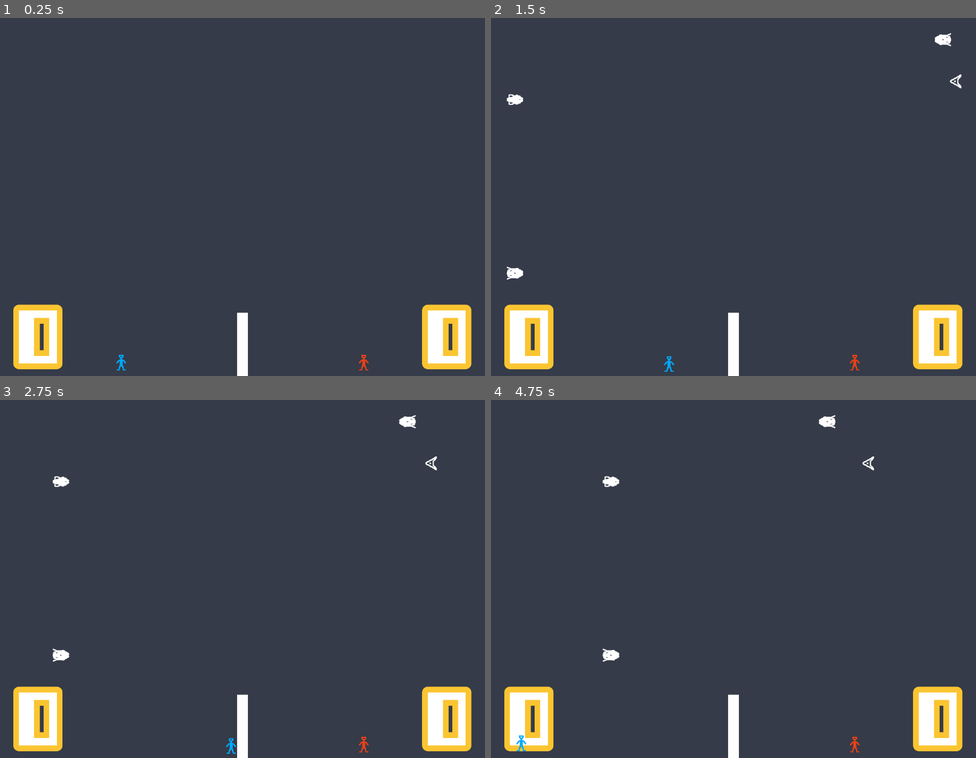
Above: before the commit, frames 1-4 (two rows, left to right).
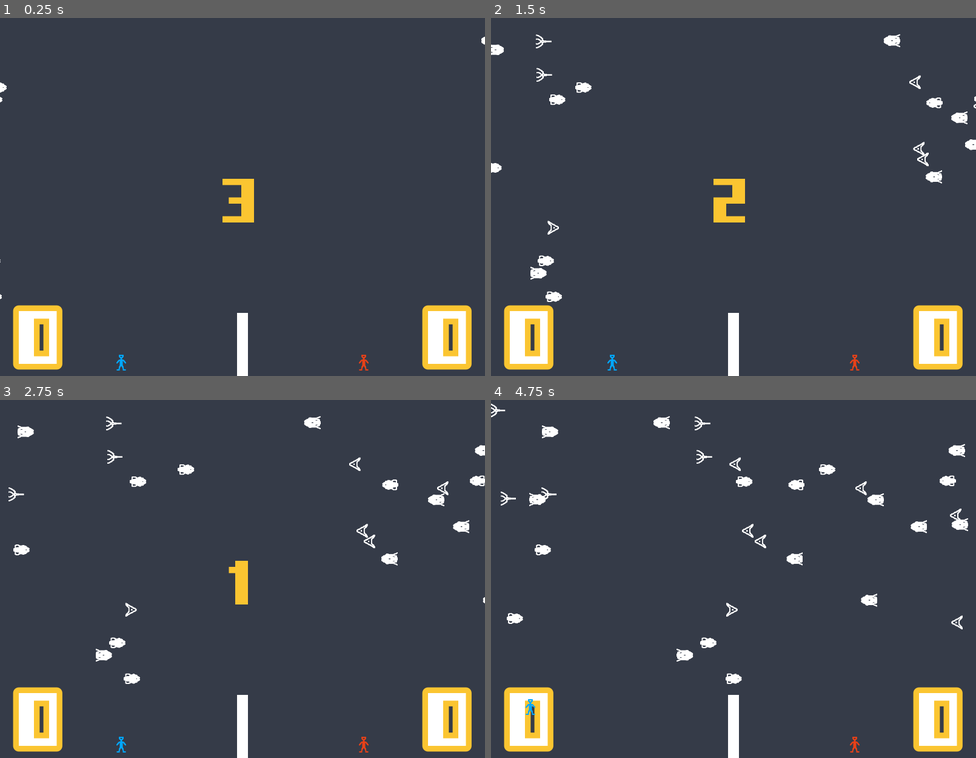
Above: after the commit, the same moments.

Repository: Wecros/SaturdayCrossing
Game: Godot game, scene res://scenes/Game.tscn
Same seed, same stepped clock (60 frames per second), same inputs: the game is played once before the commit and once after it.
Inputs:
- Up to frame 1 (0.25 s): no input
- Up to frame 2 (1.5 s): hold D (player-1-right) 0.53-1.28 s; hold Space (new_game) 0.53-1.28 s; hold S (player-1-down) from 1.28 s (still down); tap Space (new_game) at 1.35 s
- Up to frame 3 (2.75 s): release S (player-1-down) at 2.03 s; hold D (player-1-right) from 2.03 s (still down); hold Space (new_game) from 2.03 s (still down)
- Up to frame 4 (4.75 s): release D (player-1-right) at 2.78 s; release Space (new_game) at 2.78 s; hold W (player-1-up) 2.78-3.53 s; tap Space (new_game) at 2.85, 3.5, 4.35 s; hold Space (new_game) 3.53-4.28 s; hold A (player-1-left) from 3.53 s (still down)

The runs differ from the first frame. In frame 1, 1.0% of the frame differs, in the area x 0-100%, y 5-99%; in frame 2, 2.5%; in frame 3, 2.6%; in frame 4, 2.8%, in the area x 0-99%, y 1-99%.

Commit message:
1st Release Version

Diff:
--- a/godot-project/objects/Enemy.tscn
+++ b/godot-project/objects/Enemy.tscn
@@ -9,7 +9,7 @@
 [node name="Enemy" type="KinematicBody2D" groups=[
 "Enemy",
 ]]
-collision_layer = 32
+collision_layer = 544
 collision_mask = 0
 script = ExtResource( 1 )
 
--- /dev/null
+++ b/godot-project/objects/EnemyDestroyer.tscn
@@ -0,0 +1,15 @@
+[gd_scene load_steps=3 format=2]
+
+[ext_resource path="res://scripts/enemy-destroyer.gd" type="Script" id=1]
+
+[sub_resource type="RectangleShape2D" id=1]
+
+[node name="EnemyDestroyer" type="Area2D"]
+position = Vector2( -152, 386 )
+scale = Vector2( 1, 51.2 )
+collision_mask = 513
+script = ExtResource( 1 )
+
+[node name="CollisionShape2D" type="CollisionShape2D" parent="."]
+shape = SubResource( 1 )
+[connection signal="body_entered" from="." to="." method="_on_EnemyDestroyer_body_entered"]
--- a/godot-project/objects/EnemySpawner.tscn
+++ b/godot-project/objects/EnemySpawner.tscn
@@ -10,3 +10,7 @@
 
 [node name="Bottom" type="Node2D" parent="."]
 position = Vector2( 0, 100 )
+
+[node name="Timer" type="Timer" parent="."]
+autostart = true
+[connection signal="timeout" from="Timer" to="." method="_on_Timer_timeout"]
--- a/godot-project/objects/Player-1.tscn
+++ b/godot-project/objects/Player-1.tscn
@@ -11,6 +11,7 @@
 collision_layer = 7
 collision_mask = 7
 script = ExtResource( 1 )
+speed = 180
 
 [node name="Sprite" type="Sprite" parent="."]
 texture = ExtResource( 2 )
@@ -27,5 +28,4 @@
 [node name="TriggerCollision" type="CollisionShape2D" parent="TriggerArea"]
 position = Vector2( 0.344833, 4.82772 )
 shape = SubResource( 1 )
-[connection signal="area_entered" from="TriggerArea" to="TriggerArea" method="_on_TriggerArea_area_entered"]
 [connection signal="body_entered" from="TriggerArea" to="TriggerArea" method="_on_TriggerArea_body_entered"]
--- a/godot-project/project.godot
+++ b/godot-project/project.godot
@@ -23,6 +23,8 @@
 
 window/size/width=1280
 window/size/height=960
+window/stretch/mode="2d"
+window/stretch/aspect="keep"
 
 [input]
 
--- a/godot-project/scenes/Game.tscn
+++ b/godot-project/scenes/Game.tscn
@@ -1,21 +1,23 @@
-[gd_scene load_steps=20 format=2]
+[gd_scene load_steps=23 format=2]
 
 [ext_resource path="res://scripts/game.gd" type="Script" id=1]
 [ext_resource path="res://img/bg-alt.png" type="Texture" id=2]
 [ext_resource path="res://objects/PointLabel.tscn" type="PackedScene" id=3]
 [ext_resource path="res://objects/PointLabel.gd" type="Script" id=4]
 [ext_resource path="res://fonts/8-bit-pusab.ttf" type="DynamicFontData" id=5]
-[ext_resource path="res://objects/Player-1.tscn" type="PackedScene" id=6]
-[ext_resource path="res://objects/Player-2.tscn" type="PackedScene" id=7]
-[ext_resource path="res://objects/PlayerSpawner.tscn" type="PackedScene" id=8]
-[ext_resource path="res://objects/EnemySpawner.tscn" type="PackedScene" id=9]
-[ext_resource path="res://objects/Enemy.tscn" type="PackedScene" id=10]
-[ext_resource path="res://objects/Enemy-2.tscn" type="PackedScene" id=11]
-[ext_resource path="res://objects/Enemy-3.tscn" type="PackedScene" id=12]
-[ext_resource path="res://objects/Enemy-4.tscn" type="PackedScene" id=13]
-[ext_resource path="res://objects/Wall.tscn" type="PackedScene" id=14]
-[ext_resource path="res://scripts/victory.gd" type="Script" id=15]
-[ext_resource path="res://objects/Invisible-wall.tscn" type="PackedScene" id=16]
+[ext_resource path="res://scripts/timer-label.gd" type="Script" id=6]
+[ext_resource path="res://objects/Player-1.tscn" type="PackedScene" id=7]
+[ext_resource path="res://objects/Player-2.tscn" type="PackedScene" id=8]
+[ext_resource path="res://objects/PlayerSpawner.tscn" type="PackedScene" id=9]
+[ext_resource path="res://objects/EnemySpawner.tscn" type="PackedScene" id=10]
+[ext_resource path="res://objects/Enemy.tscn" type="PackedScene" id=11]
+[ext_resource path="res://objects/Enemy-2.tscn" type="PackedScene" id=12]
+[ext_resource path="res://objects/Enemy-3.tscn" type="PackedScene" id=13]
+[ext_resource path="res://objects/Enemy-4.tscn" type="PackedScene" id=14]
+[ext_resource path="res://objects/Wall.tscn" type="PackedScene" id=15]
+[ext_resource path="res://scripts/victory.gd" type="Script" id=16]
+[ext_resource path="res://objects/Invisible-wall.tscn" type="PackedScene" id=17]
+[ext_resource path="res://objects/EnemyDestroyer.tscn" type="PackedScene" id=18]
 
 [sub_resource type="DynamicFont" id=2]
 size = 100
@@ -23,6 +25,10 @@
 
 [sub_resource type="DynamicFont" id=3]
 size = 50
+font_data = ExtResource( 5 )
+
+[sub_resource type="DynamicFont" id=4]
+size = 100
 font_data = ExtResource( 5 )
 
 [sub_resource type="RectangleShape2D" id=1]
@@ -108,34 +114,53 @@
 align = 1
 valign = 1
 
+[node name="TimerLabel" type="Label" parent="UI"]
+anchor_left = 0.5
+anchor_top = 0.5
+anchor_right = 0.5
+anchor_bottom = 0.5
+margin_left = -182.0
+margin_top = -108.0
+margin_right = 182.0
+margin_bottom = 108.0
+custom_fonts/font = SubResource( 4 )
+custom_colors/font_color = Color( 0.984314, 0.772549, 0.192157, 1 )
+align = 1
+valign = 2
+uppercase = true
+script = ExtResource( 6 )
+
+[node name="Timer" type="Timer" parent="UI/TimerLabel"]
+one_shot = true
+
 [node name="Game" type="Node2D" parent="."]
 
-[node name="Player" parent="Game" instance=ExtResource( 6 )]
+[node name="Player" parent="Game" instance=ExtResource( 7 )]
 editor/display_folded = true
 position = Vector2( 319.58, 1012.39 )
 
 [node name="TriggerArea" parent="Game/Player" index="2"]
 respawn_point = NodePath("../../PlayerSpawner")
 
-[node name="Player2" parent="Game" instance=ExtResource( 7 )]
+[node name="Player2" parent="Game" instance=ExtResource( 8 )]
 editor/display_folded = true
 position = Vector2( 961.683, 1012.93 )
+speed = 200
 
 [node name="TriggerArea" parent="Game/Player2" index="2"]
 respawn_point = NodePath("../../PlayerSpawner2")
 
-[node name="PlayerSpawner" parent="Game" instance=ExtResource( 8 )]
+[node name="PlayerSpawner" parent="Game" instance=ExtResource( 9 )]
 position = Vector2( 320, 920 )
 player_path = NodePath("../Player")
 
-[node name="PlayerSpawner2" parent="Game" instance=ExtResource( 8 )]
+[node name="PlayerSpawner2" parent="Game" instance=ExtResource( 9 )]
 position = Vector2( 960, 920 )
 player_path = NodePath("../Player2")
 
-[node name="EnemySpawner" parent="Game" instance=ExtResource( 9 )]
-editor/display_folded = true
+[node name="EnemySpawner" parent="Game" instance=ExtResource( 10 )]
 position = Vector2( -50, 350 )
-enemies = [ ExtResource( 10 ), ExtResource( 11 ), ExtResource( 12 ), ExtResource( 13 ) ]
+enemies = [ ExtResource( 11 ), ExtResource( 12 ), ExtResource( 13 ), ExtResource( 14 ) ]
 
 [node name="Top" parent="Game/EnemySpawner" index="0"]
 position = Vector2( 0, -330 )
@@ -143,10 +168,10 @@
 [node name="Bottom" parent="Game/EnemySpawner" index="1"]
 position = Vector2( 0, 420 )
 
-[node name="EnemySpawner2" parent="Game" instance=ExtResource( 9 )]
+[node name="EnemySpawner2" parent="Game" instance=ExtResource( 10 )]
 editor/display_folded = true
-position = Vector2( 1330, 350 )
-enemies = [ ExtResource( 10 ), ExtResource( 11 ), ExtResource( 12 ), ExtResource( 13 ) ]
+position = Vector2( 1334.91, 352.455 )
+enemies = [ ExtResource( 11 ), ExtResource( 12 ), ExtResource( 13 ), ExtResource( 14 ) ]
 flipped = true
 
 [node name="Top" parent="Game/EnemySpawner2" index="0"]
@@ -164,52 +189,48 @@
 scale = Vector2( 81.8, 1 )
 collision_layer = 0
 collision_mask = 64
-script = ExtResource( 15 )
-score_to_win = 1
-player_1_point_label = NodePath("../../UI/PointLabelLeft")
-player_2_point_label = NodePath("../../UI/PointLabelRight")
-player_1_victory_label = NodePath("../../UI/VictoryLabelBlue")
-player_2_victory_label = NodePath("../../UI/VictoryLabelRed")
-
-[node name="CollisionShape2D" type="CollisionShape2D" parent="Game/Victory Area"]
-shape = SubResource( 1 )
-
-[node name="Victory Area2" type="Area2D" parent="Game"]
-position = Vector2( 624, 812 )
-scale = Vector2( 81.8, 1 )
-collision_layer = 0
-collision_mask = 64
-script = ExtResource( 15 )
-score_to_win = 1
+script = ExtResource( 16 )
 player_1_point_label = NodePath("../../UI/PointLabelLeft")
 player_2_point_label = NodePath("../../UI/PointLabelRight")
 player_1_victory_label = NodePath("../../UI/VictoryLabelBlue")
 player_2_victory_label = NodePath("../../UI/VictoryLabelRed")
 info_label_path = NodePath("../../UI/InfoLabel")
 
-[node name="CollisionShape2D" type="CollisionShape2D" parent="Game/Victory Area2"]
+[node name="CollisionShape2D" type="CollisionShape2D" parent="Game/Victory Area"]
 shape = SubResource( 1 )
 
-[node name="Invisible Wall" parent="Game" instance=ExtResource( 16 )]
+[node name="Invisible Wall" parent="Game" instance=ExtResource( 17 )]
 position = Vector2( 0, 480 )
 scale = Vector2( 1, 53.84 )
 collision_layer = 2
 collision_mask = 2
 
-[node name="Invisible Wall2" parent="Game" instance=ExtResource( 16 )]
+[node name="Invisible Wall2" parent="Game" instance=ExtResource( 17 )]
 position = Vector2( 1280, 480 )
 scale = Vector2( 1, 53.84 )
 collision_layer = 2
 collision_mask = 2
 
-[node name="Invisible Wall3" parent="Game" instance=ExtResource( 16 )]
+[node name="Invisible Wall3" parent="Game" instance=ExtResource( 17 )]
 position = Vector2( 640, 960 )
 rotation = 1.5708
 scale = Vector2( 1, 75.92 )
 collision_layer = 2
 collision_mask = 2
+
+[node name="StartTimer" type="Timer" parent="Game"]
+wait_time = 3.0
+one_shot = true
+
+[node name="EnemyDestroyer" parent="Game" instance=ExtResource( 18 )]
+spawner_path = NodePath("../EnemySpawner2")
+
+[node name="EnemyDestroyer2" parent="Game" instance=ExtResource( 18 )]
+position = Vector2( 1380, 408 )
+spawner_path = NodePath("../EnemySpawner")
+[connection signal="timeout" from="UI/TimerLabel/Timer" to="UI/TimerLabel" method="_on_Timer_timeout"]
+[connection signal="area_entered" from="Game/Player2/TriggerArea" to="Game/Player2/TriggerArea" method="_on_TriggerArea_area_entered"]
 [connection signal="area_entered" from="Game/Victory Area" to="Game/Victory Area" method="_on_Victory_Area_area_entered"]
-[connection signal="area_entered" from="Game/Victory Area2" to="Game/Victory Area2" method="_on_Victory_Area_area_entered"]
 
 [editable path="Game/Player"]
 
--- /dev/null
+++ b/godot-project/scripts/enemy-destroyer.gd
@@ -0,0 +1,12 @@
+extends Area2D
+
+export (NodePath) var spawner_path
+
+func _ready():
+	pass # Replace with function body.
+
+func _on_EnemyDestroyer_body_entered(body):
+	var spawner = get_node(spawner_path)
+
+	spawner.active_enemies.erase(body)
+	body.queue_free()
--- a/godot-project/scripts/enemy-spawner.gd
+++ b/godot-project/scripts/enemy-spawner.gd
@@ -2,6 +2,8 @@
 
 export (Array, PackedScene) var enemies
 export (bool) var flipped
+
+var active_enemies = []
 
 onready var top_point = get_node("Top")
 onready var bot_point = get_node("Bottom")
@@ -9,10 +11,6 @@
 var size
 var centerpos
 var rand = RandomNumberGenerator.new()
-
-func _ready():
-	for i in range(2):
-		spawn()
 
 func pickEnemyInstance(enemy_arr):
 	rand.randomize()
@@ -29,9 +27,28 @@
 	enemy.position.y = y
 
 	rand.randomize()
-	enemy.speed = rand.randi_range(40, 100)
+	enemy.speed = rand.randi_range(20, 200)
 	if flipped:
 		enemy.speed *= -1
 		enemy.scale.x *= -1
 
 	add_child(enemy)
+	active_enemies.append(enemy)
+
+func stop_spawning():
+	var timer = get_node("Timer")
+	timer.stop()
+
+func start_spawning():
+	var timer = get_node("Timer")
+	timer.start()
+	for i in range(10):
+		spawn()
+
+func _on_Timer_timeout():
+	var timer = get_node("Timer")
+	var next_timeout = rand.randf_range(0.4, 1.0)
+	timer.set_wait_time(next_timeout)
+
+	rand.randomize()
+	spawn()
--- a/godot-project/scripts/game.gd
+++ b/godot-project/scripts/game.gd
@@ -1,9 +1,13 @@
 extends Node
+
+var game_started = false
 
 func _ready():
 	start_new_game()
 
 func start_new_game():
+	game_started = false
+
 	var label_right = get_node("UI/PointLabelRight")
 	var label_left = get_node("UI/PointLabelLeft")
 	var labels = [label_right, label_left]
@@ -19,3 +23,35 @@
 
 	for label in labels_to_hide:
 		label.visible = false
+
+	var player1 = get_node("/root/Main/Game/Player")
+	var player2 = get_node("/root/Main/Game/Player2")
+	player1.freeze = true
+	player2.freeze = true
+	player1.visible = true
+	player2.visible = true
+
+	var spawner1 = get_node("Game/EnemySpawner")
+	var spawner2 = get_node("Game/EnemySpawner2")
+	spawner1.start_spawning()
+	spawner2.start_spawning()
+
+	var start_timer = get_node("Game/StartTimer")
+	start_timer.start()
+
+func _process(delta):
+	if (not game_started):
+		var start_timer = get_node("Game/StartTimer")
+		var timer_label = get_node("UI/TimerLabel")
+
+		timer_label.text = str(start_timer.time_left + 1)[0]
+		if start_timer.time_left == 0:
+			timer_label.text = "go!"
+			get_node("UI/TimerLabel/Timer").start()
+
+			var player1 = get_node("/root/Main/Game/Player")
+			var player2 = get_node("/root/Main/Game/Player2")
+			player1.freeze = false
+			player2.freeze = false
+
+			game_started = true
--- /dev/null
+++ b/godot-project/scripts/timer-label.gd
@@ -0,0 +1,8 @@
+extends Label
+
+func _ready():
+	text = ""
+
+func _on_Timer_timeout():
+
+	text = ""
--- a/godot-project/scripts/victory.gd
+++ b/godot-project/scripts/victory.gd
@@ -60,19 +60,31 @@
 	player2.visible = false
 	game_finished = true
 
-#
+	clean_enemies()
+
+func clean_enemies():
+	var spawner1 = get_node("/root/Main/Game/EnemySpawner")
+	var spawner2 = get_node("/root/Main/Game/EnemySpawner2")
+	var enemies = spawner1.active_enemies + spawner2.active_enemies
+
+	spawner1.stop_spawning()
+	spawner2.stop_spawning()
+
+	if enemies:
+		for enemy in enemies:
+			print(enemy)
+			enemy.queue_free()
+
+	spawner1.active_enemies.clear()
+	spawner2.active_enemies.clear()
+
+
 func _process(delta):
 	if Input.is_action_pressed("new_game") and game_finished:
 		game_finished = false
 		var main_script = get_node("/root/Main")
 		main_script.start_new_game()
 
-		var player1 = get_node("/root/Main/Game/Player")
-		var player2 = get_node("/root/Main/Game/Player2")
-		player1.freeze = false
-		player2.freeze = false
-		player1.visible = true
-		player2.visible = true
 		var spawner1 = get_node("/root/Main/Game/PlayerSpawner")
 		var spawner2 = get_node("/root/Main/Game/PlayerSpawner2")
 		spawner1.spawn()
Not shown: 1 places in godot-project/scenes/Game.tscn that only renumber resources
